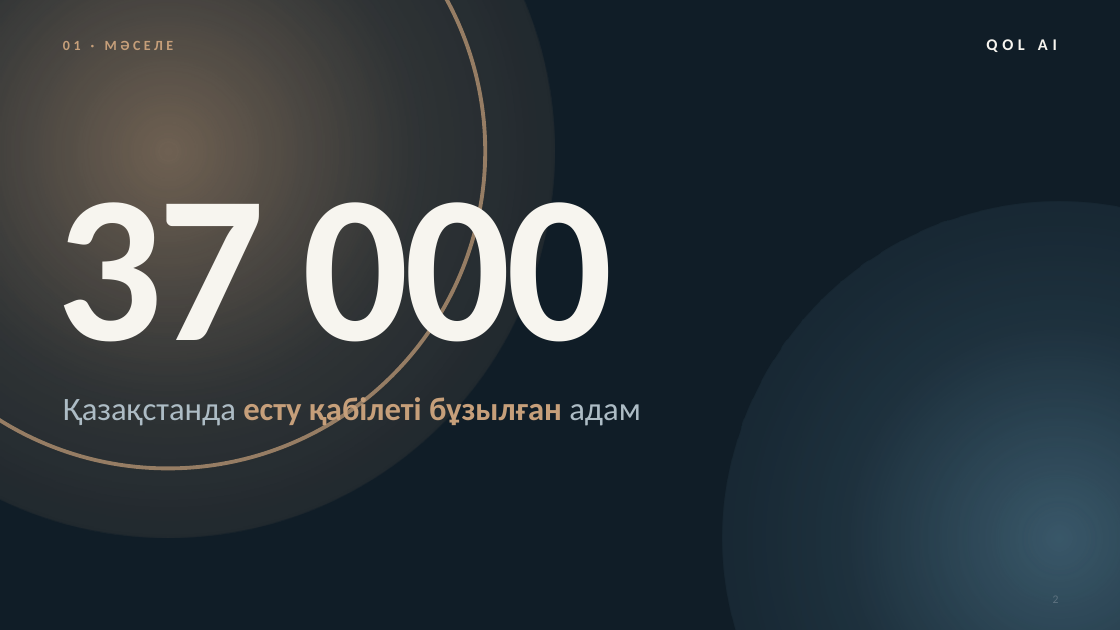
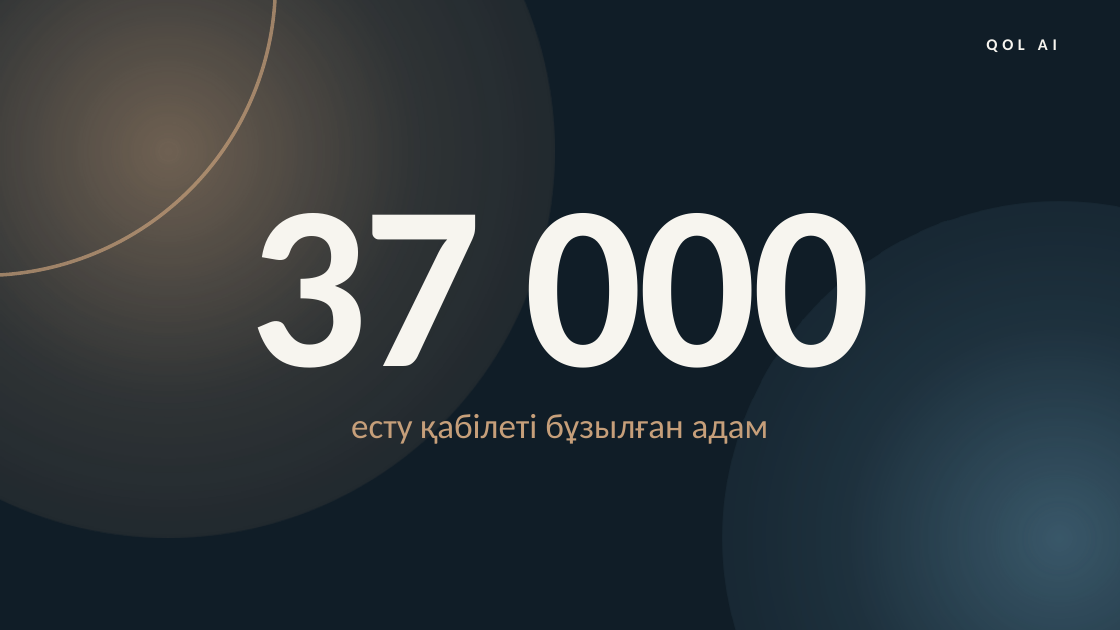
Before and after one commit to LofiSilent/Qol-Ai, a slide deck: slide 2 of presentation/Qol_AI_presentation_KZ.pptx. Drawn at 1120x630 pixels with LibreOffice and Linux fonts; fonts in the diff are those of the drawing; background and template pictures are left out. Boxes give left, top, right and bottom in pixels: in the first picture for what was removed or moved away, otherwise in the second. Text is boxed around its words. In the diff, an @@ line names an element or a change of style, - is before the commit and + after.

```diff
--- a/presentation/Qol_AI_presentation_KZ.pptx
+++ b/presentation/Qol_AI_presentation_KZ.pptx
@@ arch (boxed as its full ring): place and size @@
-arch (boxed as its full ring) at <box>0,0,487,471</box>
+arch (boxed as its full ring) at <box>0,0,277,277</box>
@@ text removed at <box>63,41,174,50</box> @@
-01 · МӘСЕЛЕ
@@ text "37 000": place and size @@
-text "37 000" at <box>56,165,613,388</box>
+text "37 000" at <box>250,213,870,420</box>
@@ text "37 000" at <box>250,213,870,420</box>: size 180 to 200 pt; alignment left to centre @@
@@ text at <box>351,414,769,444</box>: text changed; size 28 to 30 pt; bold off @@
-Қазақстанда есту қабілеті бұзылған адам
+есту қабілеті бұзылған адам
@@ page number removed at <box>1053,602,1059,603</box> @@
-2
```
Also in this commit, not shown: 5 other slides changed, 1 slide added, 6 slides removed, 3 other files.
